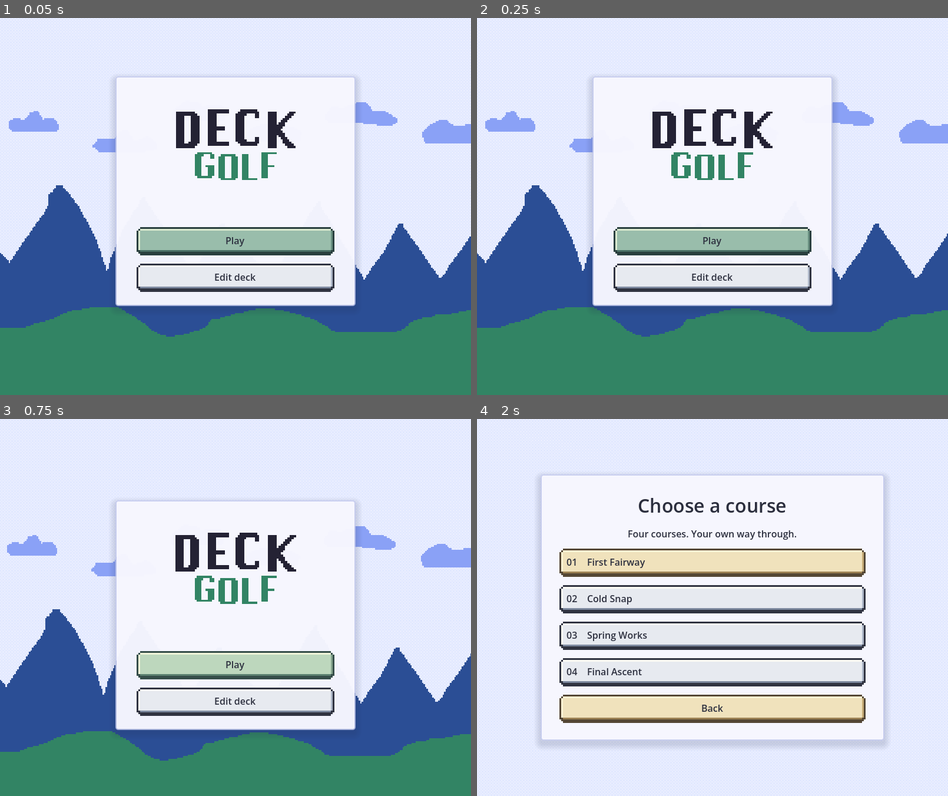
Above: before the commit, frames 1-4 (two rows, left to right).
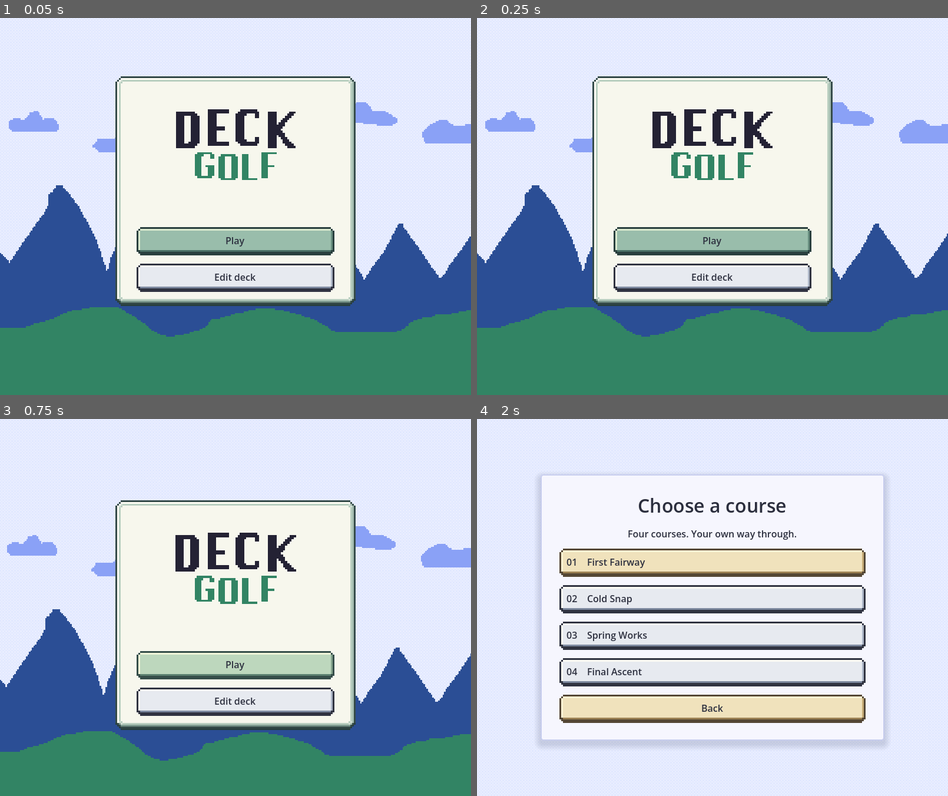
Above: after the commit, the same moments.

Repository: KiwiKaktuss/haven2026
Game: Godot game, scene res://main.tscn
Two runs of this game, one before a commit and one after it. Both use one fixed random seed, a clock stepped at 60 frames per second and the inputs below.
Inputs (mouse positions are in pixels of both pictures, inside the frame that each line leads up to):
- Up to frame 1 (0.05 s): no input
- Up to frame 2 (0.25 s): no input
- Up to frame 3 (0.75 s): click "Play" at 0.5 s
- Up to frame 4 (2 s): move the mouse to (816, 588) at 1.27 s; press the mouse at (816, 588) at 1.28 s; hold D (pan_right) from 1.28 s (still down)

The runs differ from the first frame. In frame 1, 2.8% of the frame differs, in the area x 24-76%, y 15-77%; in frame 2, 2.8%; in frame 3, 2.8%, in the area x 24-76%, y 21-83%; in frame 4, nothing differs.

Commit message:
16 white box

Diff:
--- /dev/null
+++ b/art/ui/menu_panel.svg
@@ -0,0 +1,11 @@
+<svg xmlns="http://www.w3.org/2000/svg" width="48" height="48" viewBox="0 0 48 48" shape-rendering="crispEdges">
+  <!-- Three-pixel steps match the menu buttons. The last row is a hard shadow. -->
+  <path fill="#293f3e" d="M9 3H39V6H42V9H45V12H48V39H45V42H42V45H39V48H9V45H6V42H3V39H0V12H3V9H6V6H9Z"/>
+  <path fill="#354b49" d="M9 0H39V3H42V6H45V9H48V36H45V39H42V42H39V45H9V42H6V39H3V36H0V9H3V6H6V3H9Z"/>
+  <path fill="#d4dfd5" d="M9 3H39V6H42V9H45V36H42V39H39V42H9V39H6V36H3V9H6V6H9Z"/>
+  <path fill="#fffef5" d="M9 3H39V6H9ZM6 6H9V9H6ZM3 9H6V36H3Z"/>
+  <path fill="#a5bdb1" d="M39 6H42V9H39ZM42 9H45V36H42ZM39 36H42V39H39Z"/>
+  <path fill="#7d9a8e" d="M6 36H9V39H6ZM9 39H39V42H9Z"/>
+  <path fill="#b9cfc0" d="M12 6H36V9H39V12H42V33H39V36H36V39H12V36H9V33H6V12H9V9H12Z"/>
+  <path fill="#f7f7ed" d="M12 9H36V12H39V33H36V36H12V33H9V12H12Z"/>
+</svg>
--- /dev/null
+++ b/resources/ui/pixel/menu_panel.tres
@@ -0,0 +1,18 @@
+[gd_resource type="StyleBoxTexture" format=3]
+
+[ext_resource type="Texture2D" path="res://art/ui/menu_panel.svg" id="image"]
+
+[sub_resource type="CanvasTexture" id="texture"]
+diffuse_texture = ExtResource("image")
+texture_filter = 1
+
+[resource]
+content_margin_left = 18.0
+content_margin_top = 18.0
+content_margin_right = 18.0
+content_margin_bottom = 21.0
+texture = SubResource("texture")
+texture_margin_left = 15.0
+texture_margin_top = 15.0
+texture_margin_right = 15.0
+texture_margin_bottom = 15.0
--- a/scenes/ui/main_menu.tscn
+++ b/scenes/ui/main_menu.tscn
@@ -6,20 +6,7 @@
 [ext_resource type="Theme" uid="uid://vd5i5ly3o81k" path="res://resources/ui/default_theme.tres" id="theme"]
 [ext_resource type="Texture2D" path="res://art/DeckGolf.png" id="logo"]
 
-[sub_resource type="StyleBoxFlat" id="menu_panel"]
-bg_color = Color(0.97, 0.97, 1, 0.97)
-border_width_left = 2
-border_width_top = 2
-border_width_right = 2
-border_width_bottom = 2
-border_color = Color(0.78, 0.8, 0.94, 0.8)
-corner_radius_top_left = 4
-corner_radius_top_right = 4
-corner_radius_bottom_right = 4
-corner_radius_bottom_left = 4
-shadow_color = Color(0.12, 0.16, 0.3, 0.16)
-shadow_size = 12
-shadow_offset = Vector2(0, 6)
+[ext_resource type="StyleBox" path="res://resources/ui/pixel/menu_panel.tres" id="menu_panel"]
 
 [node name="MainMenu" type="Control" unique_id=732525874]
 texture_filter = 2
@@ -58,7 +45,7 @@
 custom_minimum_size = Vector2(408, 390)
 layout_mode = 2
 mouse_filter = 2
-theme_override_styles/panel = SubResource("menu_panel")
+theme_override_styles/panel = ExtResource("menu_panel")
 
 [node name="Content" type="VBoxContainer" parent="Center" unique_id=1652621312]
 custom_minimum_size = Vector2(336, 0)
Not shown, added: art/ui/menu_panel.svg.import
